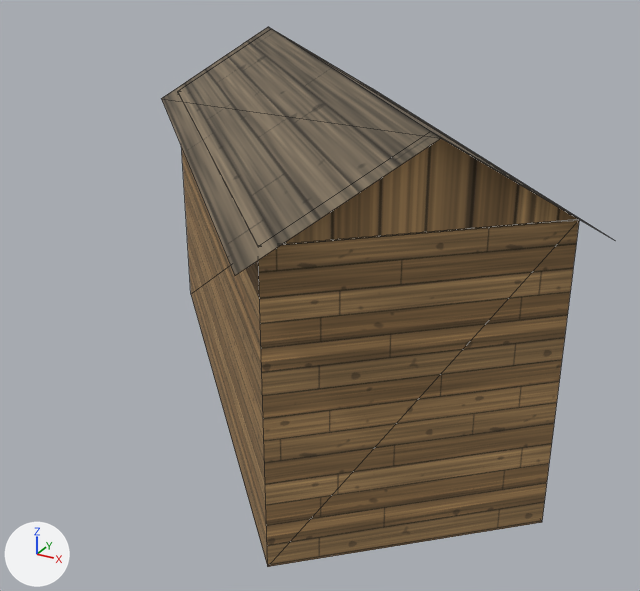
What one commit did to the glTF model world/bridgehollow/export/models/buildings/bld_house_024.glb.
Both versions are drawn from a 50 mm camera at (6.46, -11.96, 7.6) aimed at (0.09, -0.4, 1.82). Lighting does not change. The marker at lower left points along +X, +Y and +Z. The first picture is the older version. Mesh edges are drawn as thin lines. Vertices at exactly the same position are counted once.

Objects in the first picture: 'bld_house_024'.
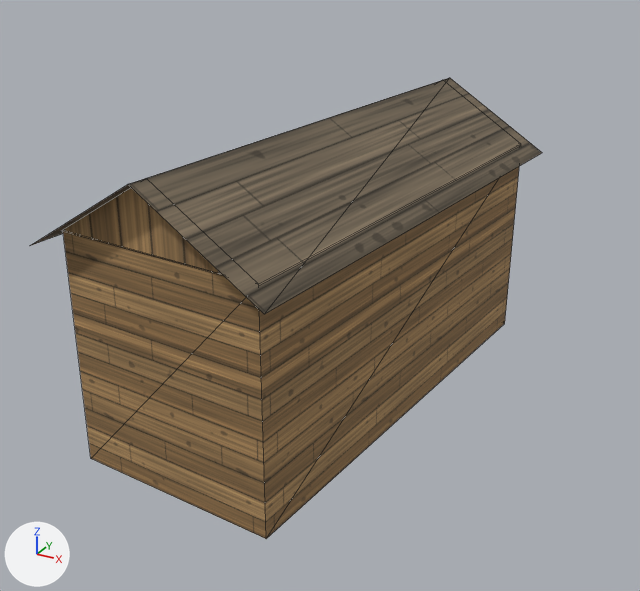
Pixel boxes (x1, y1, x2, y2) of what changed, in the pictures (640 x 591 px; the box of a moved part takes in the faces that stretch with it):
```json
{"object": "bld_house_024", "change": "reshaped", "before": [161, 27, 609, 567], "after": [30, 78, 542, 539], "on screen": "14% wider, 15% shorter"}
{"part": 1, "of": "me_bld_house_024", "change": "moved or reshaped", "before": [161, 27, 609, 275], "after": [30, 78, 542, 314]}
{"part": 2, "of": "me_bld_house_024", "change": "moved or reshaped", "before": [181, 138, 579, 567], "after": [62, 167, 519, 539]}
```

Scene script edits in JSON lines:
```json
{"block": "me_bld_house_024", "where": "# used by ob_bld_house_024; location = (0.0, 0.0, 0.0)"}
{"block": "me_bld_house_024", "where": "# before: 2 (-1.62, 4.53, 4.3) at pixel (362, 83), 3 (4.38, -1.99, 4.3) at pixel (579, 219), 8 (4.38, -1.99, 4.28) at pixel (579, 220), 9 (-1.62, 4.53, 4.28), 13 (4.38, -1.99, 4.3) at pixel (579, 219)"}
{"block": "me_bld_house_024", "where": "# before: 15 (-1.62, 4.53, 4.3) at pixel (362, 83)"}
{"op": "remove", "block": "me_bld_house_024", "code": "me_bld_house_024.from_pydata(...)  # 24 vertices, 16 faces; spans x -4.81..4.81, y -4.96..4.96, z 0.0..5.42"}
{"op": "add", "block": "me_bld_house_024", "code": "me_bld_house_024.from_pydata(...)  # 24 vertices, 16 faces; spans x -2.31..2.31, y -4.4..4.4, z 0.0..4.62"}
{"block": "me_bld_house_024", "change": "me_bld_house_024 part 1: the loose piece of 6 vertices spanning x -4.81..4.81, y -4.96..4.96, z 4.11..5.42 is turned -47.5 degrees about the z axis through its middle and scaled by 0.897, then moved by (0.0, 0.0, -0.74)"}
{"block": "me_bld_house_024", "change": "me_bld_house_024 part 2"}
{"op": "add", "block": "me_bld_house_024", "code": "for i in [3, 8, 13]: me_bld_house_024.vertices[i].co += Vector((-3.07, -2.08, -0.67))"}
{"op": "add", "block": "me_bld_house_024", "code": "for i in [2, 9, 15]: me_bld_house_024.vertices[i].co += Vector((3.6, -0.74, -0.67))"}
{"op": "set", "path": "me_bld_house_024.vertices[0].co", "old": "(4.38, -1.99, 0.0)", "new": "(1.31, -4.07, 0.0)", "note": "pixel (542, 522) -> pixel (266, 538)"}
{"op": "set", "path": "me_bld_house_024.vertices[1].co", "old": "(-1.62, 4.53, 0.0)", "new": "(1.98, 3.79, 0.0)", "note": "not seen -> pixel (504, 323)"}
{"op": "set", "path": "me_bld_house_024.vertices[4].co", "old": "(-4.36, 1.97, 0.0)", "new": "(-1.28, 4.07, 0.0)", "note": "pixel (190, 294) -> not seen"}
{"op": "set", "path": "me_bld_house_024.vertices[5].co", "old": "(-4.36, 1.97, 4.3)", "new": "(-1.28, 4.07, 3.63)", "note": "pixel (177, 91) -> not seen"}
{"op": "set", "path": "me_bld_house_024.vertices[6].co", "old": "(1.61, -4.52, 0.0)", "new": "(-1.98, -3.77, 0.0)", "note": "pixel (267, 566) -> pixel (90, 458)"}
{"op": "set", "path": "me_bld_house_024.vertices[7].co", "old": "(1.61, -4.52, 4.3)", "new": "(-1.98, -3.77, 3.63)", "note": "pixel (257, 245) -> pixel (62, 230)"}
{"op": "set", "path": "me_bld_house_024.vertices[10].co", "old": "(-4.36, 1.97, 4.28)", "new": "(-1.28, 4.07, 3.61)", "note": "pixel (177, 92) -> not seen"}
{"op": "set", "path": "me_bld_house_024.vertices[11].co", "old": "(1.61, -4.52, 4.28)", "new": "(-1.98, -3.77, 3.61)", "note": "not seen -> pixel (63, 231)"}
{"op": "set", "path": "me_bld_house_024.vertices[12].co", "old": "(1.62, -4.53, 4.3)", "new": "(-1.98, -3.79, 3.63)", "note": "pixel (258, 246) -> pixel (61, 230)"}
{"op": "set", "path": "me_bld_house_024.vertices[14].co", "old": "(3.0, -3.26, 5.42)", "new": "(-0.34, -3.93, 4.62)", "note": "pixel (430, 131) -> pixel (146, 178)"}
{"op": "set", "path": "me_bld_house_024.vertices[16].co", "old": "(-4.38, 1.99, 4.3)", "new": "(-1.31, 4.07, 3.63)", "note": "pixel (177, 91) -> not seen"}
{"op": "set", "path": "me_bld_house_024.vertices[17].co", "old": "(-3.0, 3.26, 5.42)", "new": "(0.34, 3.93, 4.62)", "note": "pixel (271, 28) -> pixel (442, 79)"}
```
